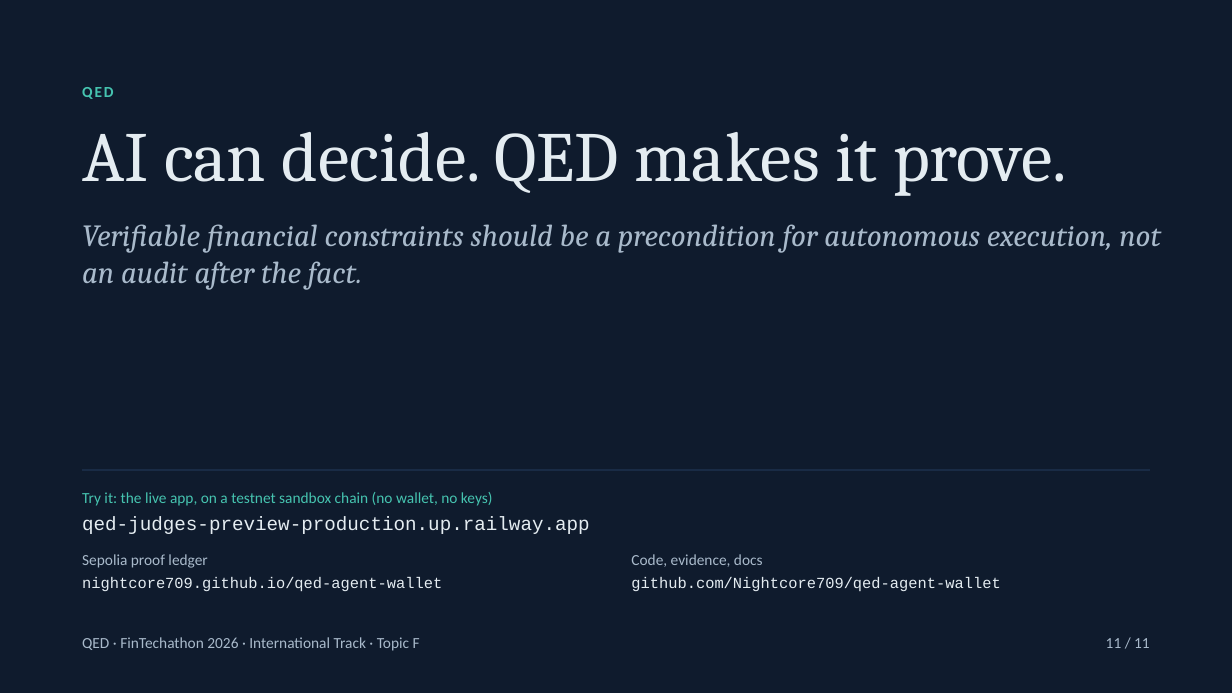
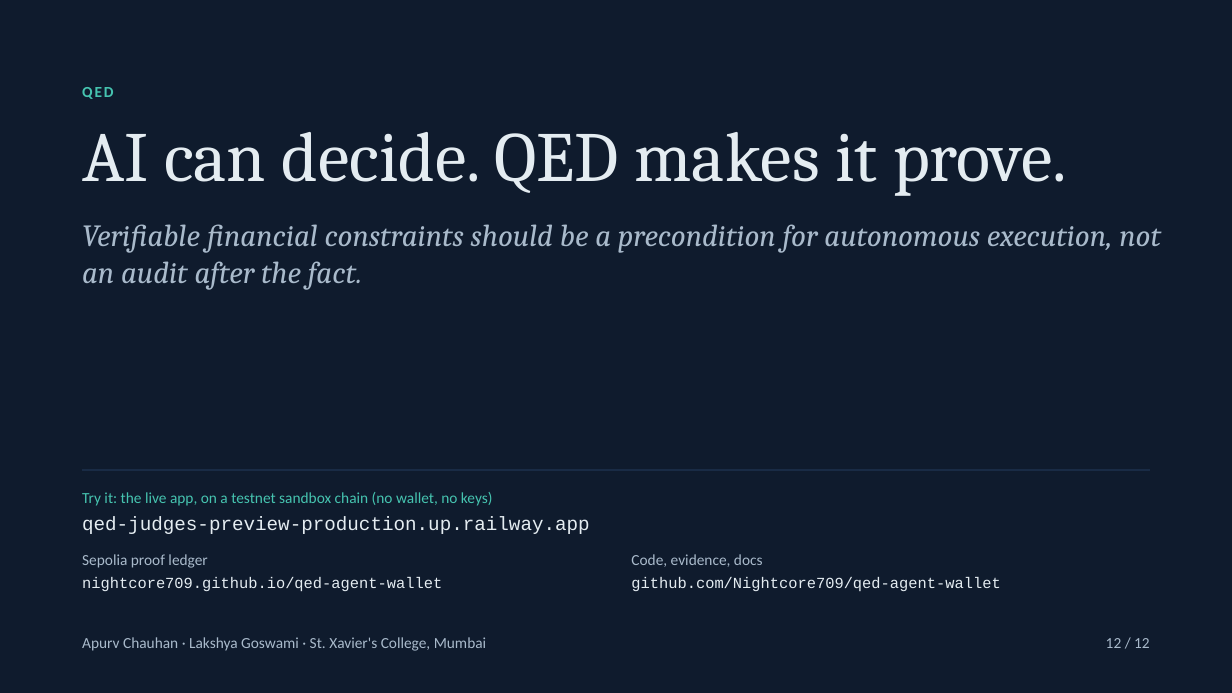
Before and after one commit to Nightcore709/qed-agent-wallet, a slide deck: slide 12 of presentation/QED-Final-Pitch.pptx (slide 11 before the commit). Drawn at 1232x693 pixels with LibreOffice and Linux fonts; fonts in the diff are those of the drawing. Boxes give left, top, right and bottom in pixels: in the first picture for what was removed or moved away, otherwise in the second. Text is boxed around its words. In the diff, an @@ line names an element or a change of style, - is before the commit and + after.

```diff
--- a/presentation/QED-Final-Pitch.pptx
+++ b/presentation/QED-Final-Pitch.pptx
@@ text at box(82, 637, 486, 651): text changed @@
-QED · FinTechathon 2026 · International Track · Topic F
+Apurv Chauhan · Lakshya Goswami · St. Xavier's College, Mumbai
@@ text at box(1106, 638, 1150, 648): text changed @@
-11 / 11
+12 / 12
```
Also in this commit, not shown: 11 other slides changed, 3 slides added, 3 other files.
